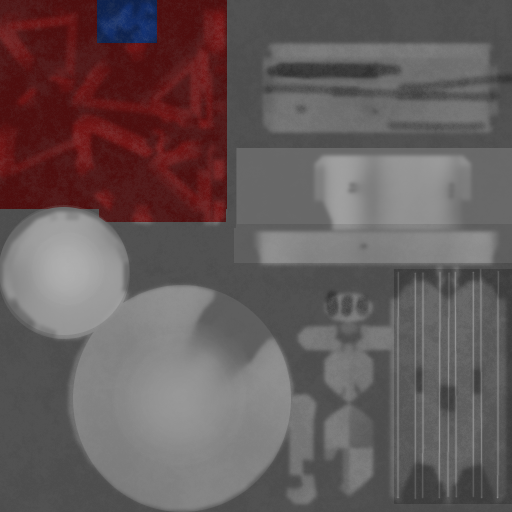
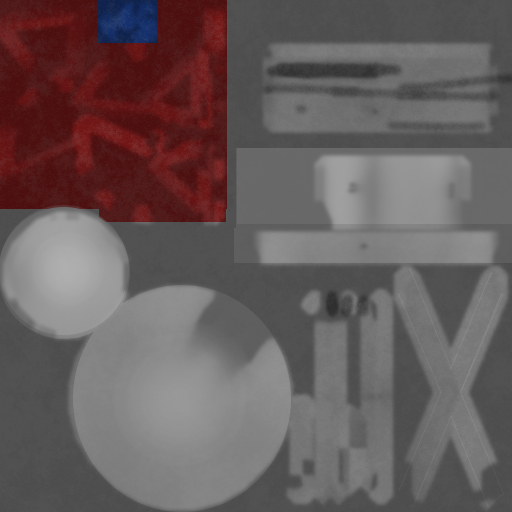
Layer changes from the first 512 x 512 image to the second:
painted on "Warstwa #2" over [0, 3, 512, 512]
painted on "Warstwa" over [394, 268, 512, 507]
